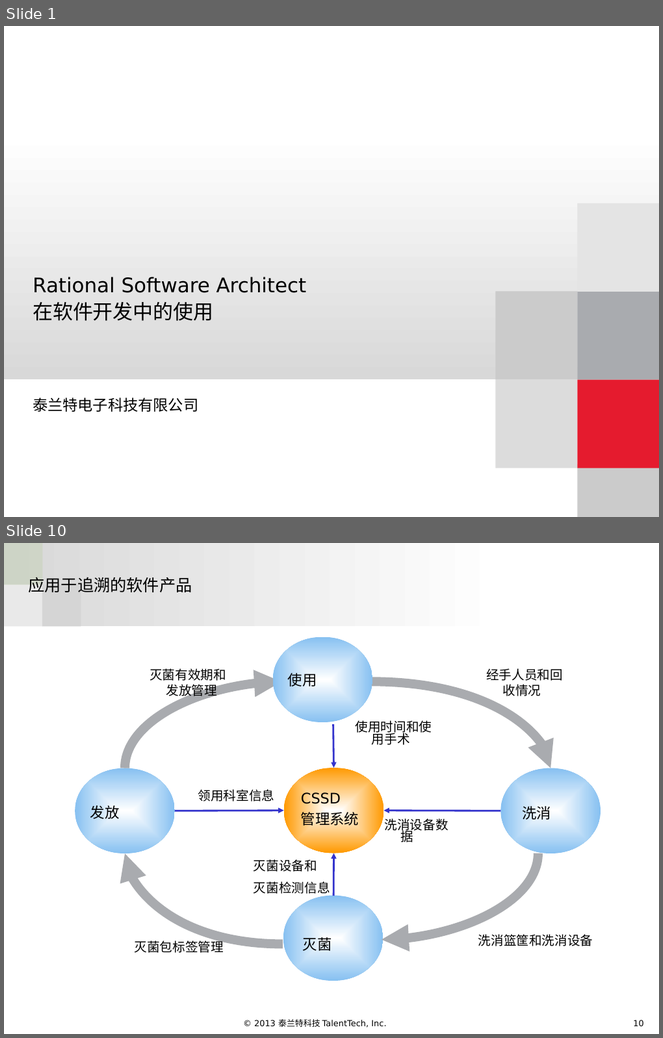
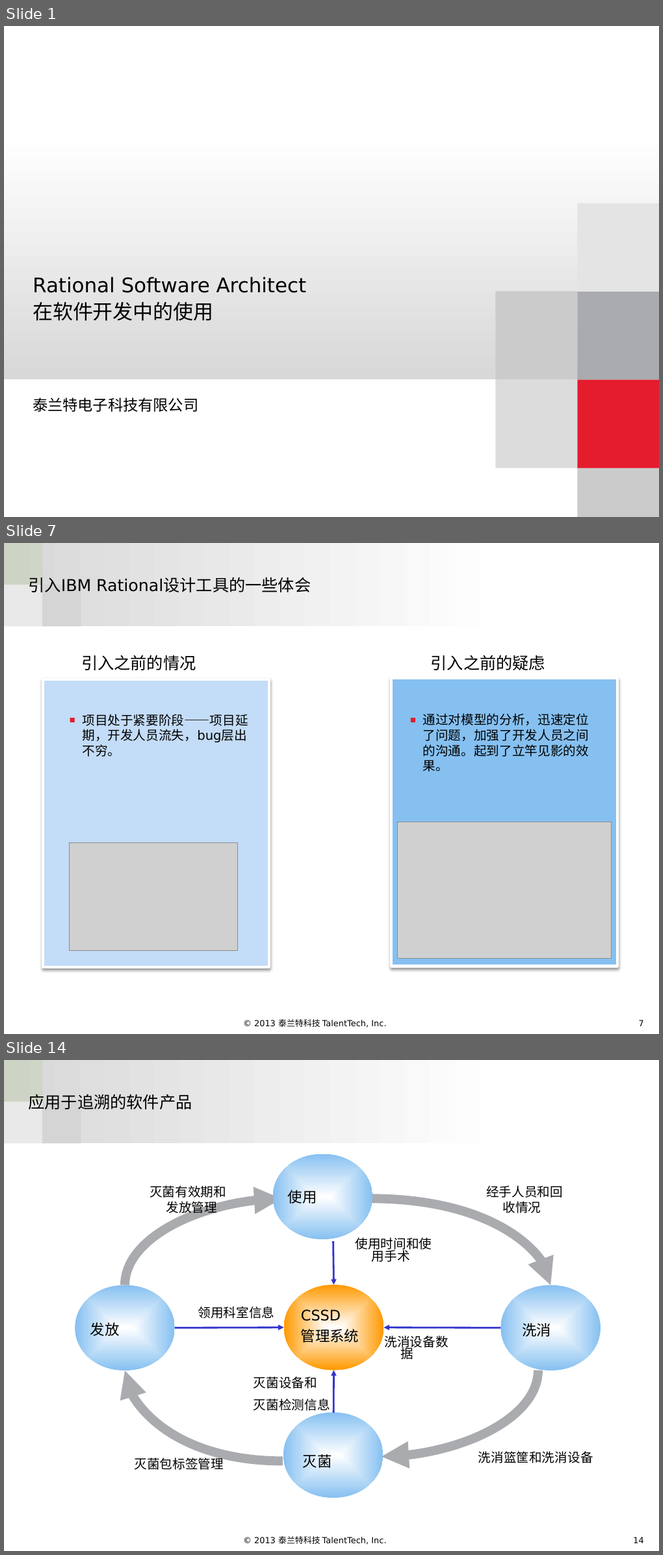
Before and after one commit to aqssxlzc/goagentAutoUpdate, a slide deck: RSA.pptx. Shown one above the other, each under a label of ours: slides 1 and 10 before the commit, slides 1, 7 and 14 after it; the slides between them are not shown. The pictures are 663x1038 and 663x1555 pixels, drawn with LibreOffice and Linux fonts; fonts in the diff are those of the drawing; grey boxes stand for pictures; background and template pictures are left out. Boxes give left, top, right and bottom in pixels: in the first picture for what was removed or moved away, otherwise in the second. Text is boxed around its words. In the diff, an @@ line names an element or a change of style, - is before the commit and + after.

```diff
--- a/RSA.pptx
+++ b/RSA.pptx
@@ slide 7 added at <box>4,543,659,1034</box>, background #FFFFFF; not listed: 6 template elements that a slide beside it also shows @@
@@ title added at <box>28,577,311,592</box>, 18 pt, text #000000 @@
+引入IBM Rational设计工具的一些体会
@@ text added at <box>81,655,196,670</box>, 18 pt, text #000000 @@
+引入之前的情况
@@ text added at <box>431,655,545,670</box>, 18 pt, text #000000 @@
+引入之前的疑虑
@@ rectangle added at <box>392,679,618,967</box>, fill #86C0F1, outline #FFFFFF 3 pt @@
@@ rectangle added at <box>43,679,269,967</box>, fill #C3DCF7, outline #FFFFFF 3 pt @@
@@ text added at <box>82,714,248,757</box>, 14 pt, text #000000 @@
+■ 项目处于紧要阶段——项目延期，开发人员流失，bug层出不穷。
@@ text added at <box>423,713,589,772</box>, 14 pt, text #000000 @@
+■ 通过对模型的分析，迅速定位了问题，加强了开发人员之间的沟通。起到了立竿见影的效果。
@@ picture added at <box>398,822,612,958</box> @@
@@ picture added at <box>70,843,238,951</box> @@
@@ what was slide 10 is now slide 14 @@
@@ page number at <box>633,1537,644,1544</box>: text changed @@
-10
+14
```
Also in this commit, not shown: 7 slides changed, 3 other slides added.
